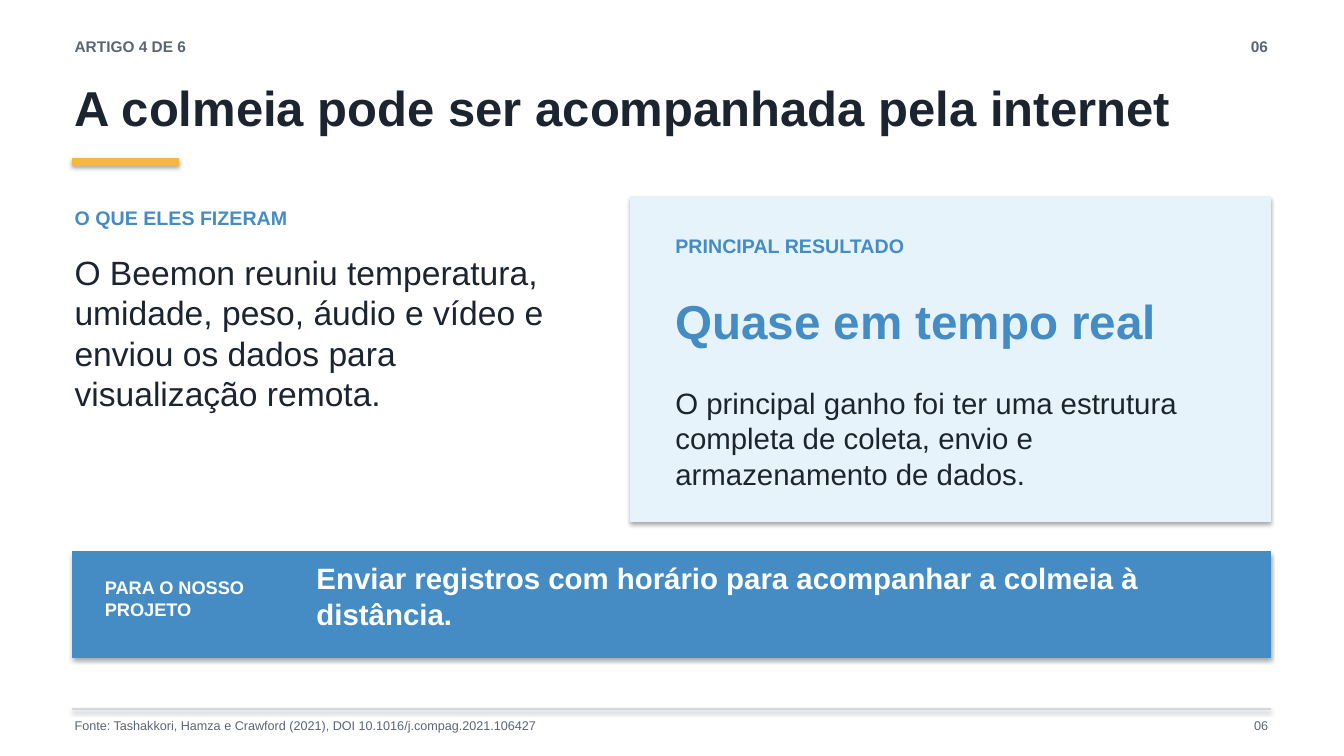
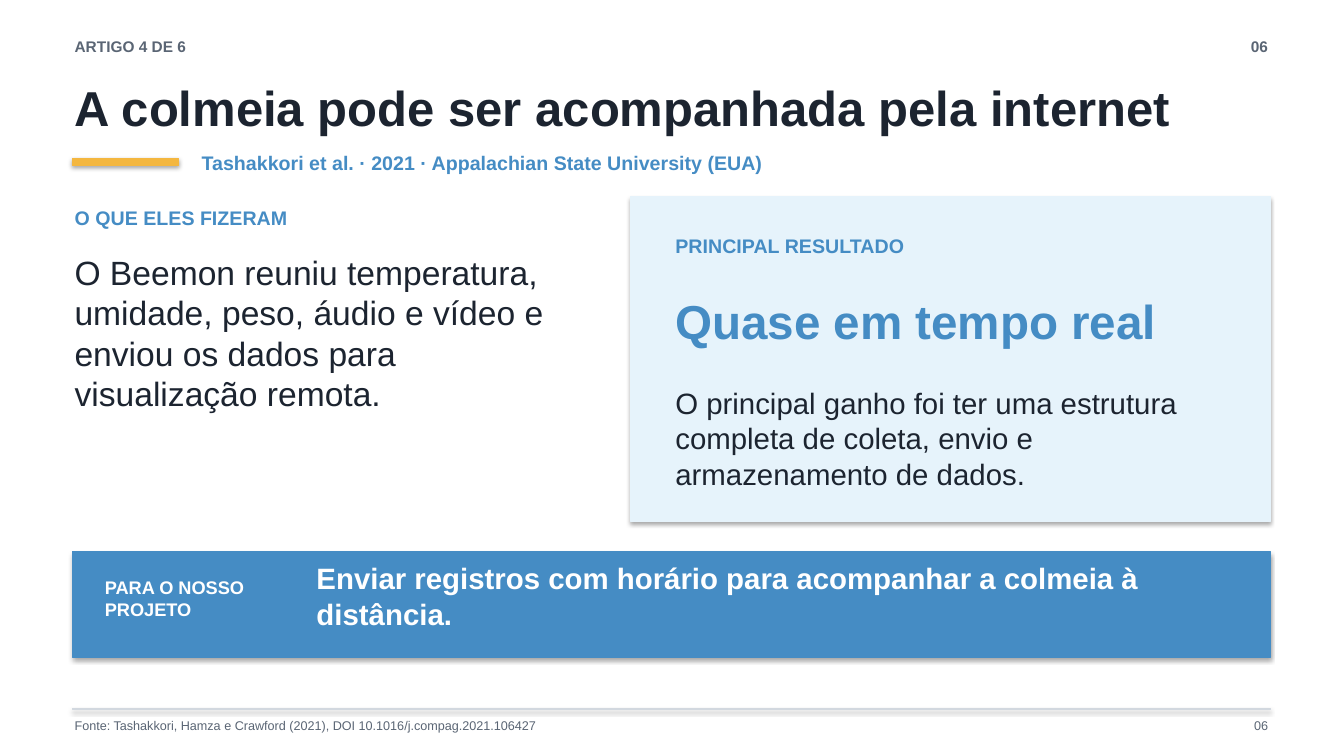
Before and after one commit to whirtex/embedded-system, a slide deck: slide 6 of beehive-monitoring/beehive-monitoring-ac4-slides-turma.pptx. Drawn at 1344x756 pixels with LibreOffice and Linux fonts; fonts in the diff are those of the drawing. Boxes give left, top, right and bottom in pixels: in the first picture for what was removed or moved away, otherwise in the second. Text is boxed around its words. In the diff, an @@ line names an element or a change of style, - is before the commit and + after.

```diff
--- a/beehive-monitoring/beehive-monitoring-ac4-slides-turma.pptx
+++ b/beehive-monitoring/beehive-monitoring-ac4-slides-turma.pptx
@@ text added at [202, 155, 763, 174], 14 pt, text #458CC4, bold @@
+Tashakkori et al. · 2021 · Appalachian State University (EUA)
```
Also in this commit, not shown: 5 other slides changed.
